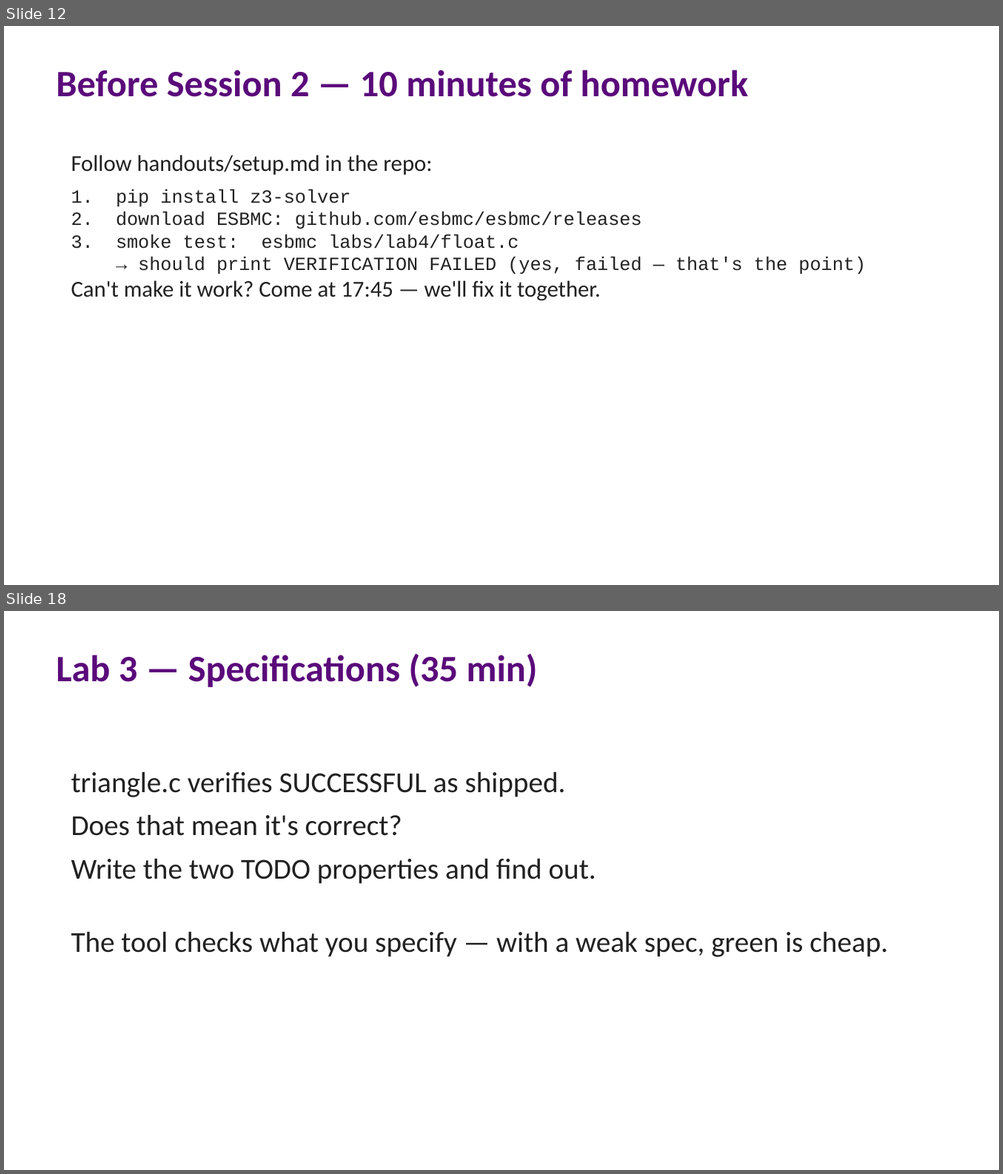
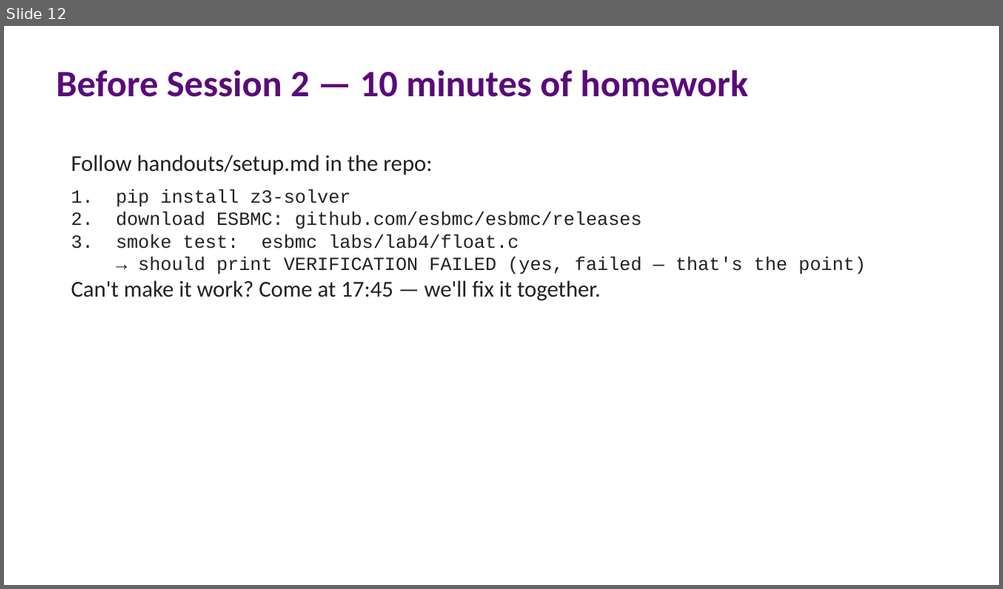
Before and after one commit to lucasccordeiro/unifei, a slide deck: slides/workshop-extras.pptx. Shown one above the other, each under a label of ours: slides 12 and 18 before the commit, slide 12 after it; the slides between them are not shown. The pictures are 1003x1174 and 1003x589 pixels, drawn with LibreOffice and Linux fonts; fonts in the diff are those of the drawing. Boxes give left, top, right and bottom in pixels: in the first picture for what was removed or moved away, otherwise in the second. Text is boxed around its words. In the diff, an @@ line names an element or a change of style, - is before the commit and + after.

```diff
--- a/slides/workshop-extras.pptx
+++ b/slides/workshop-extras.pptx
@@ slide 18 removed at <box>4,611,999,1170</box>, background #FFFFFF @@
@@ text removed at <box>56,653,538,687</box> @@
-Lab 3 — Specifications (35 min)
@@ text removed at <box>71,772,888,957</box> @@
-triangle.c verifies SUCCESSFUL as shipped.
-Does that mean it's correct?
-Write the two TODO properties and find out.
-The tool checks what you specify — with a weak spec, green is cheap.
```
Also in this commit, not shown: 8 other slides removed, 9 other files.
